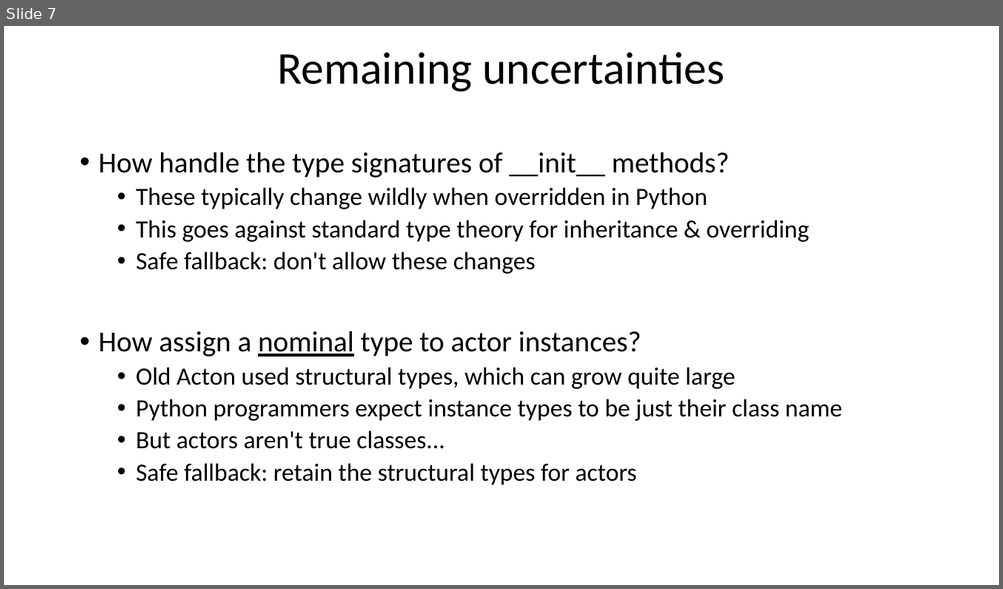
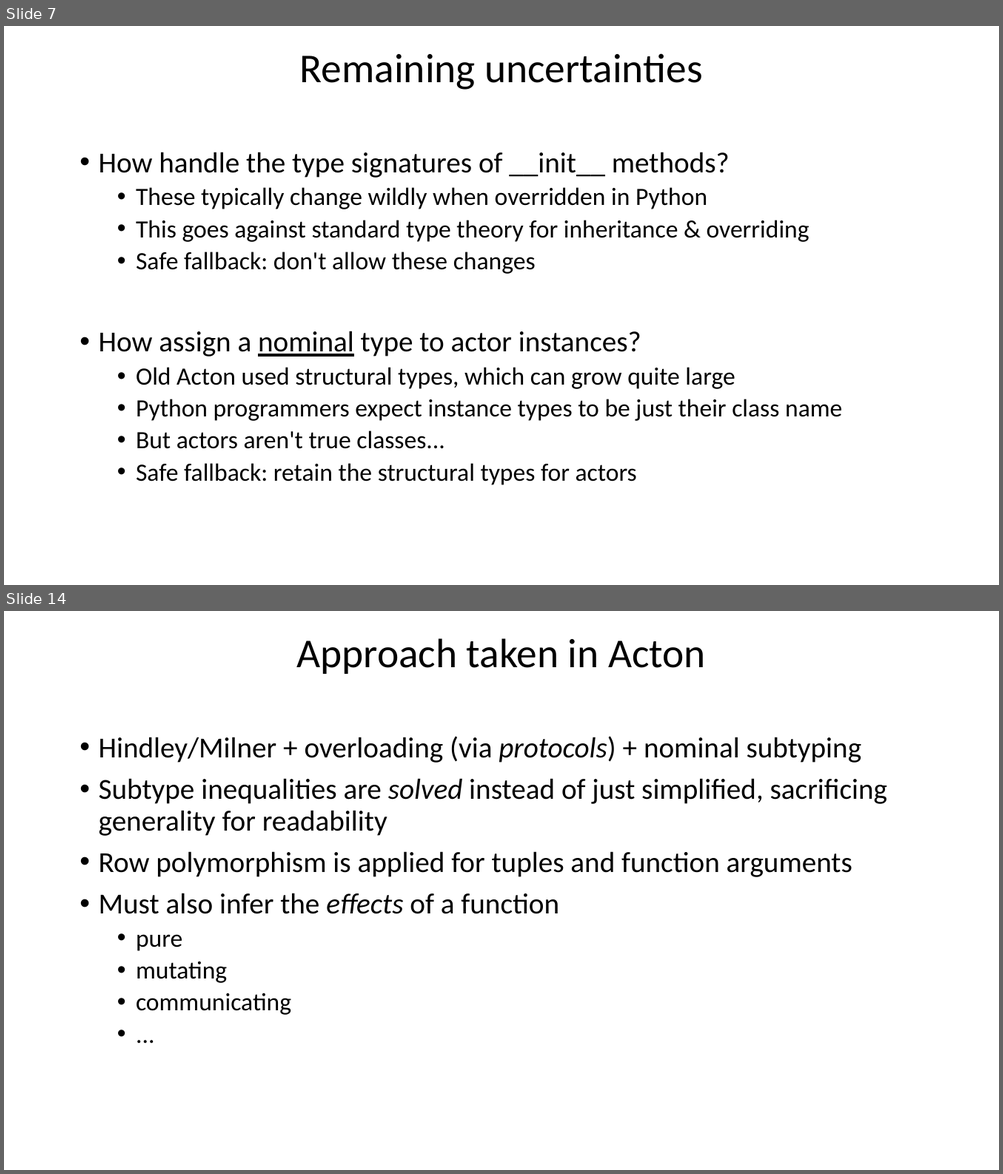
Before and after one commit to actonlang/acton, a slide deck: ActonCompiler.pptx. Shown one above the other, each under a label of ours: slide 7 before the commit, slides 7 and 14 after it; the slides between them are not shown. The pictures are 1003x589 and 1003x1174 pixels, drawn with LibreOffice and Linux fonts; fonts in the diff are those of the drawing. Boxes give left, top, right and bottom in pixels: in the first picture for what was removed or moved away, otherwise in the second. Text is boxed around its words. In the diff, an @@ line names an element or a change of style, - is before the commit and + after.

```diff
--- a/ActonCompiler.pptx
+++ b/ActonCompiler.pptx
@@ slide 14 added at (x1=4, y1=611, x2=999, y2=1170), background #FFFFFF @@
@@ title added at (x1=296, y1=638, x2=706, y2=674), 39.6 pt, text #000000 @@
+Approach taken in Acton
@@ text added at (x1=99, y1=736, x2=887, y2=1015), 28 pt, text #000000 @@
+• Hindley/Milner + overloading (via protocols) + nominal subtyping
+• Subtype inequalities are solved instead of just simplified, sacrificing generality for readability
+• Row polymorphism is applied for tuples and function arguments
+• Must also infer the effects of a function
+  • pure
+  • mutating
+  • communicating
+  • ...
@@ slide 7 changed as well @@
@@ title "Remaining uncertainties" at (x1=300, y1=53, x2=702, y2=90): size 44 to 39.6 pt @@
```
Also in this commit, not shown: 6 other slides changed, 8 other slides added.
